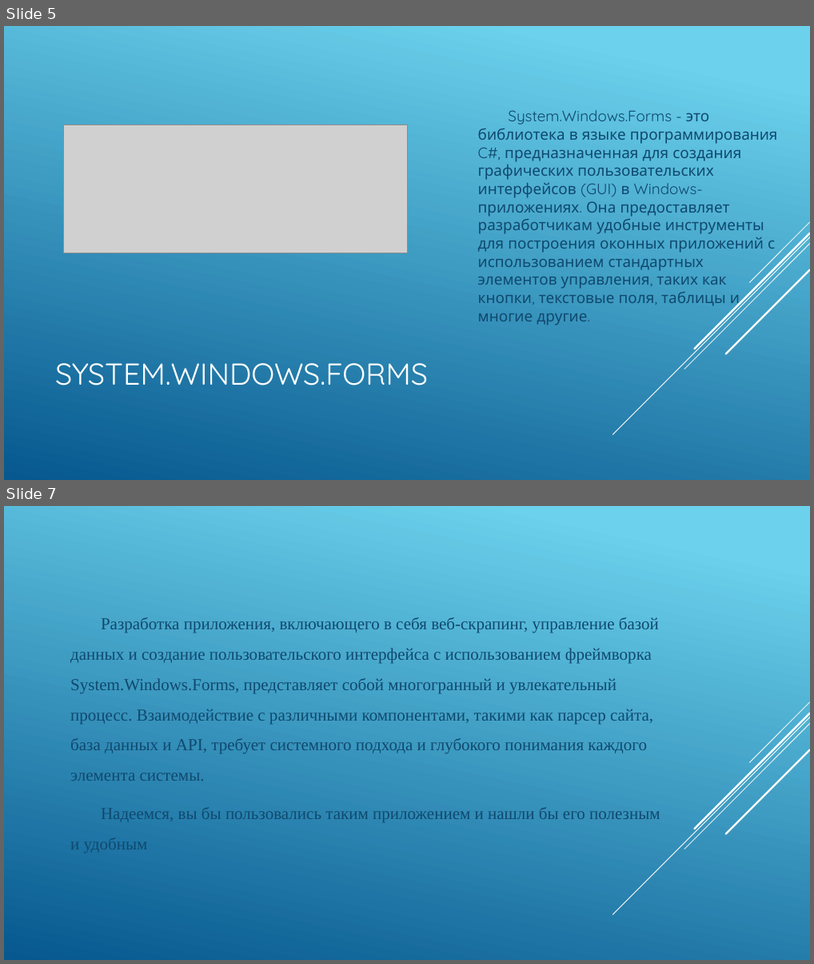
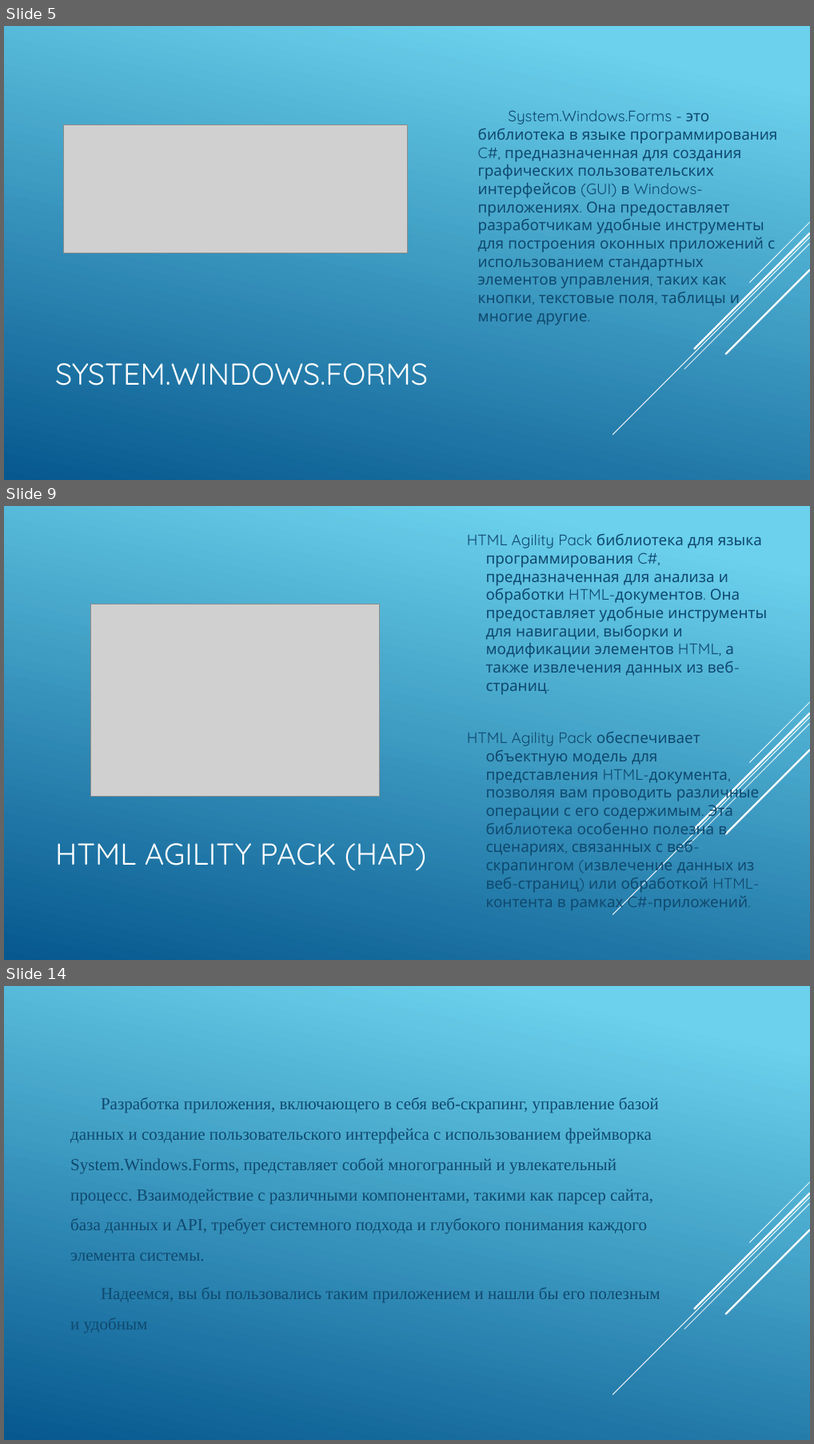
Before and after one commit to OlegCiornei/IT-news-reader, a slide deck: Шары.pptx. Shown one above the other, each under a label of ours: slides 5 and 7 before the commit, slides 5, 9 and 14 after it; the slides between them are not shown. The pictures are 814x964 and 814x1444 pixels, drawn with LibreOffice and Linux fonts; fonts in the diff are those of the drawing; grey boxes stand for pictures. Boxes give left, top, right and bottom in pixels: in the first picture for what was removed or moved away, otherwise in the second. Text is boxed around its words. In the diff, an @@ line names an element or a change of style, - is before the commit and + after.

```diff
--- a/Шары.pptx
+++ b/Шары.pptx
@@ slide 9 added at (4,506,810,960), background gradient #6ED2EB to #06588E; not listed: 5 template elements that a slide beside it also shows @@
@@ text added at (467,533,767,912), 18 pt, text #0F496F @@
+  HTML Agility Pack библиотека для языка программирования C#, предназначенная для анализа и обработки HTML-документов. Она предоставляет удобные инструменты для навигации, выборки и модификации элементов HTML, а также извлечения данных из веб-страниц.
+  HTML Agility Pack обеспечивает объектную модель для представления HTML-документа, позволяя вам проводить различные операции с его содержимым. Эта библиотека особенно полезна в сценариях, связанных с веб-скрапингом (извлечение данных из веб-страниц) или обработкой HTML-контента в рамках C#-приложений.
@@ picture added at (90,604,380,796) @@
@@ title added at (55,843,426,870), 36 pt, text #FFFFFF @@
+HTML AGILITY PACK (HAP)
@@ what was slide 7 is now slide 14 @@
```
Also in this commit, not shown: 6 other slides added, 4 other files.
